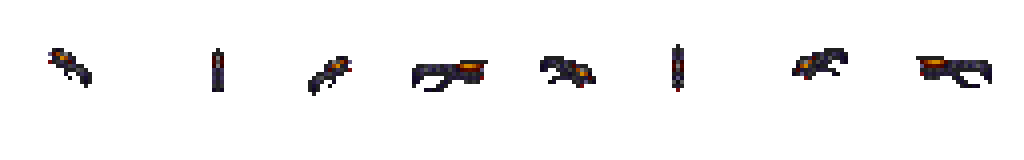
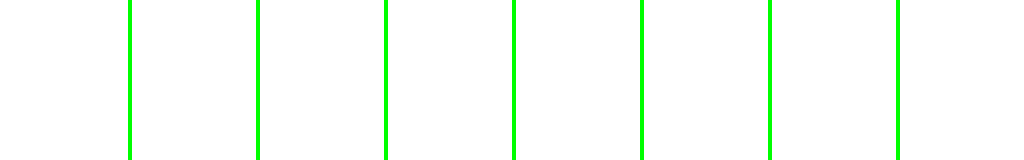
The second 1024x160 image is a revision of the first. Changes to its layers:
hid "linac_carbine.png" over [left=48, top=44, right=992, bottom=96]
moved "Background" below "linac_carbine.png", painted on it over [left=128, top=0, right=900, bottom=160]
